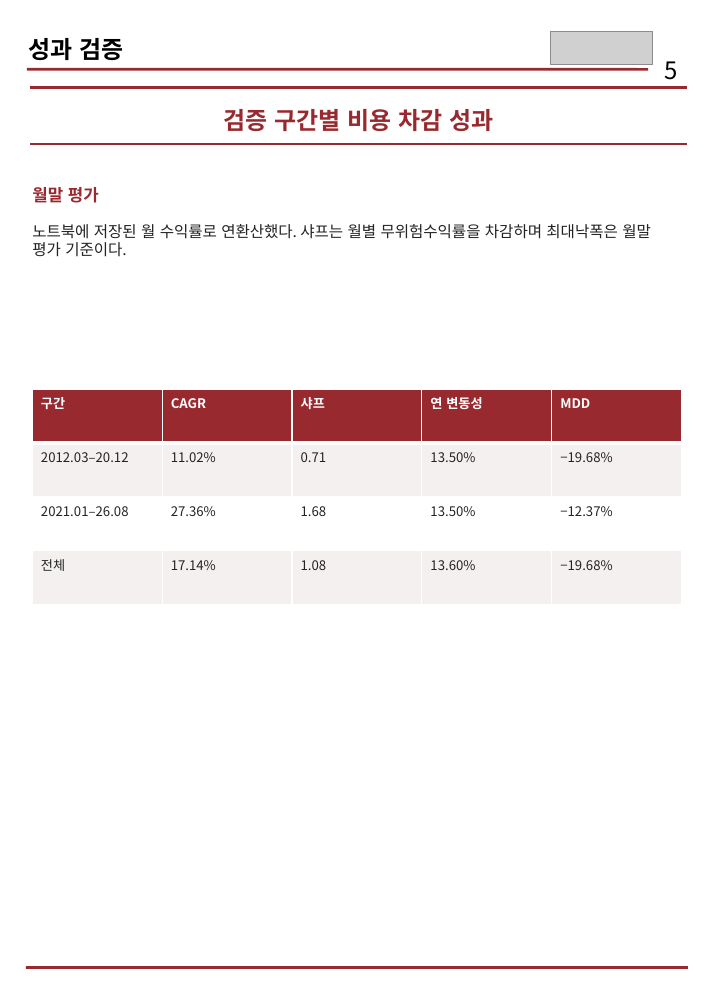
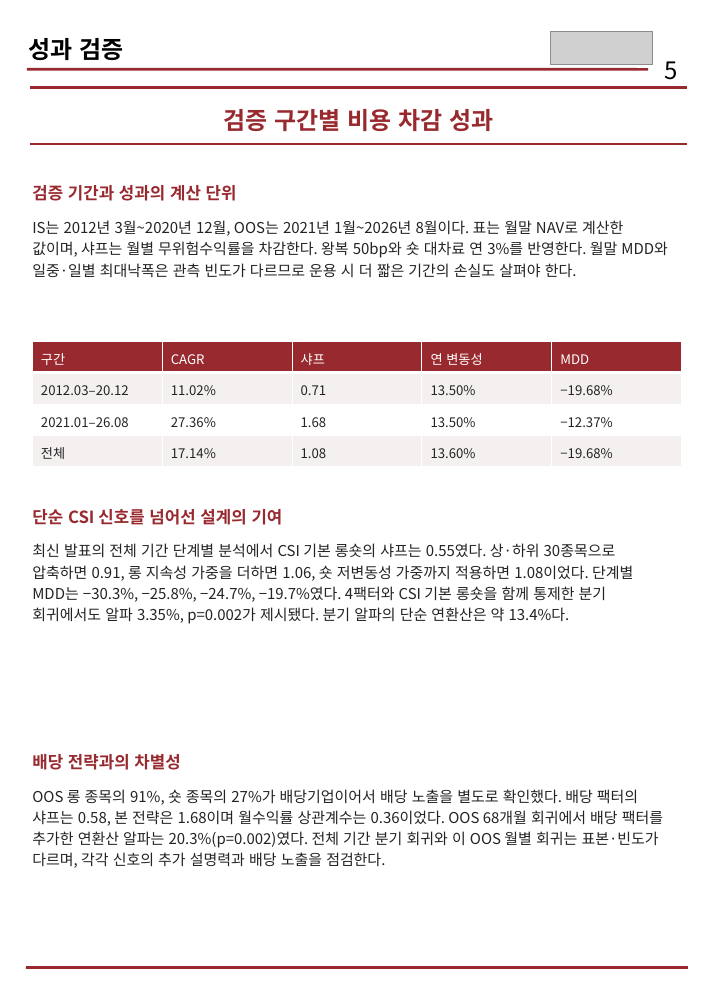
Before and after one commit to hyeonmocho/quantifi-share-issuance, a slide deck: slide 5 of 발표/QUANTIFI_발행주식수_전략보고서.pptx. Drawn at 713x1008 pixels with LibreOffice and Linux fonts; fonts in the diff are those of the drawing; grey boxes stand for pictures. Boxes give left, top, right and bottom in pixels: in the first picture for what was removed or moved away, otherwise in the second. Text is boxed around its words. In the diff, an @@ line names an element or a change of style, - is before the commit and + after.

Commit message:
최신 제안서 PDF로 교체하고 전략보고서의 설계·검증 설명 보강

```diff
--- a/발표/QUANTIFI_발행주식수_전략보고서.pptx
+++ b/발표/QUANTIFI_발행주식수_전략보고서.pptx
@@ text removed at <box>32,187,99,203</box> @@
-월말 평가
@@ text added at <box>32,185,237,201</box>, 14 pt, text #98292F, bold @@
+검증 기간과 성과의 계산 단위
@@ text at <box>32,220,667,277</box>: text changed; size 13 to 12.5 pt @@
-노트북에 저장된 월 수익률로 연환산했다. 샤프는 월별 무위험수익률을 차감하며 최대낙폭은 월말 평가 기준이다.
+IS는 2012년 3월~2020년 12월, OOS는 2021년 1월~2026년 8월이다. 표는 월말 NAV로 계산한 값이며, 샤프는 월별 무위험수익률을 차감한다. 왕복 50bp와 숏 대차료 연 3%를 반영한다. 월말 MDD와 일중·일별 최대낙폭은 관측 빈도가 다르므로 운용 시 더 짧은 기간의 손실도 살펴야 한다.
@@ table at <box>33,341,684,467</box> @@
@@ bold off in "구간", "CAGR", "샤프", "연 변동성" and 1 more places @@
@@ line spacing 1 to 1.18 @@
@@ table: place and size @@
-table at <box>32,389,683,604</box>
+table at <box>33,341,684,467</box>
@@ text added at <box>32,509,283,525</box>, 14 pt, text #98292F, bold @@
+단순 CSI 신호를 넘어선 설계의 기여
@@ text added at <box>32,543,633,624</box>, 12.5 pt, text #232323 @@
+최신 발표의 전체 기간 단계별 분석에서 CSI 기본 롱숏의 샤프는 0.55였다. 상·하위 30종목으로 압축하면 0.91, 롱 지속성 가중을 더하면 1.06, 숏 저변동성 가중까지 적용하면 1.08이었다. 단계별 MDD는 −30.3%, −25.8%, −24.7%, −19.7%였다. 4팩터와 CSI 기본 롱숏을 함께 통제한 분기 회귀에서도 알파 3.35%, p=0.002가 제시됐다. 분기 알파의 단순 연환산은 약 13.4%다.
@@ text added at <box>32,754,180,770</box>, 14 pt, text #98292F, bold @@
+배당 전략과의 차별성
@@ text added at <box>32,789,663,868</box>, 12.5 pt, text #232323 @@
+OOS 롱 종목의 91%, 숏 종목의 27%가 배당기업이어서 배당 노출을 별도로 확인했다. 배당 팩터의 샤프는 0.58, 본 전략은 1.68이며 월수익률 상관계수는 0.36이었다. OOS 68개월 회귀에서 배당 팩터를 추가한 연환산 알파는 20.3%(p=0.002)였다. 전체 기간 분기 회귀와 이 OOS 월별 회귀는 표본·빈도가 다르며, 각각 신호의 추가 설명력과 배당 노출을 점검한다.
```
Also in this commit, not shown: 4 other slides changed, 4 other files.
